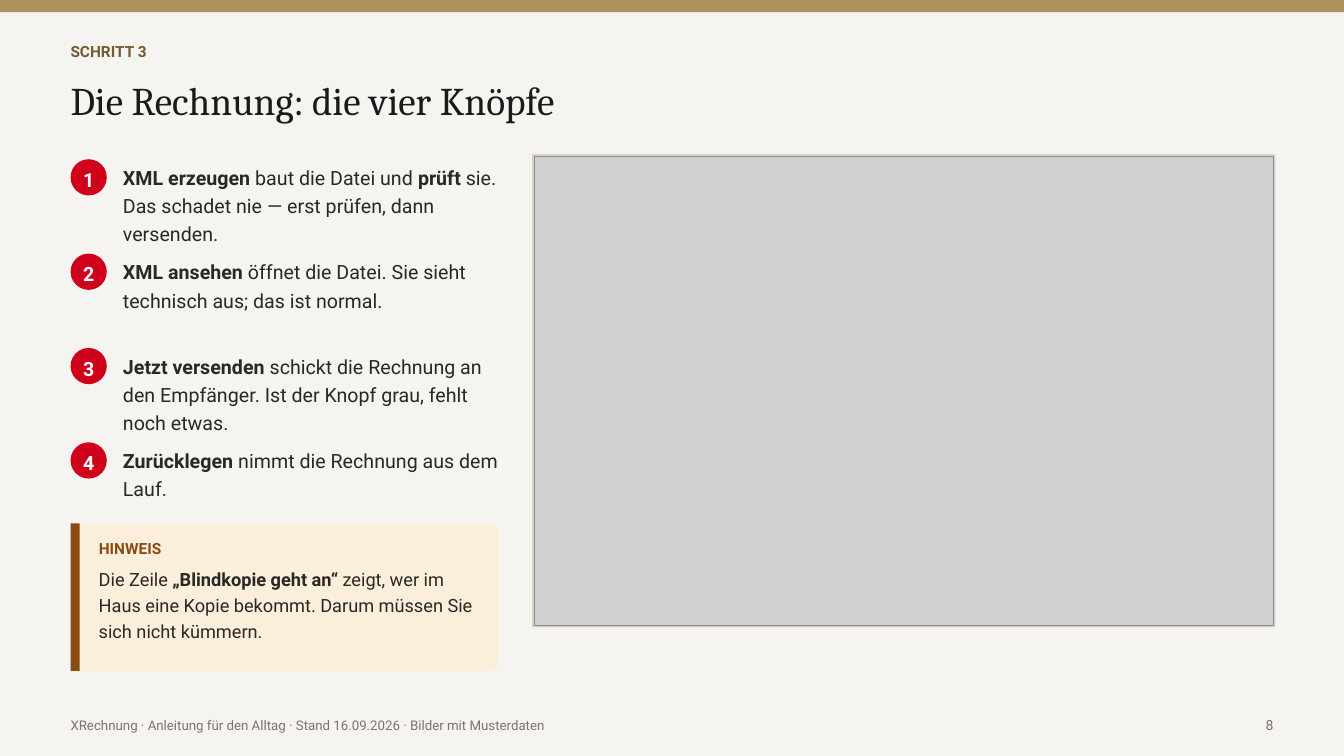
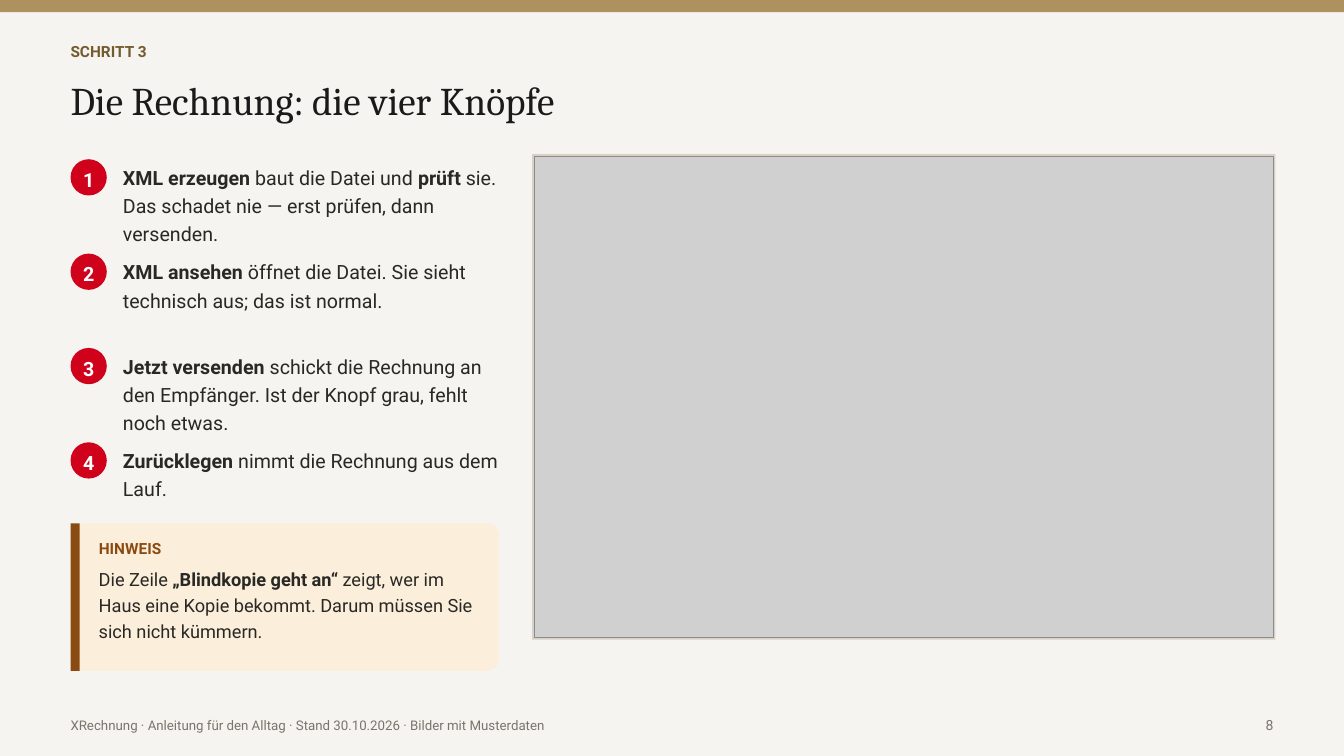
Before and after one commit to ahornhotels/OPERA-V5-XRechnung, a slide deck: slide 9 of docs/praesentation/XRechnung_Anleitung_Anwender.pptx. Drawn at 1344x756 pixels with LibreOffice and Linux fonts; fonts in the diff are those of the drawing; grey boxes stand for pictures. Boxes give left, top, right and bottom in pixels: in the first picture for what was removed or moved away, otherwise in the second. Text is boxed around its words. In the diff, an @@ line names an element or a change of style, - is before the commit and + after.

```diff
--- a/docs/praesentation/XRechnung_Anleitung_Anwender.pptx
+++ b/docs/praesentation/XRechnung_Anleitung_Anwender.pptx
@@ rectangle: place and size @@
-rectangle at (532,154,1275,628)
+rectangle at (532,154,1275,640)
@@ picture: place and size @@
-picture at (534,156,1273,625)
+picture at (534,156,1273,638)
@@ text at (71,720,545,733): text changed @@
-XRechnung · Anleitung für den Alltag · Stand 16.09.2026 · Bilder mit Musterdaten
+XRechnung · Anleitung für den Alltag · Stand 30.10.2026 · Bilder mit Musterdaten
```
Also in this commit, not shown: 24 other slides changed, 1 slide added, 11 other files.
